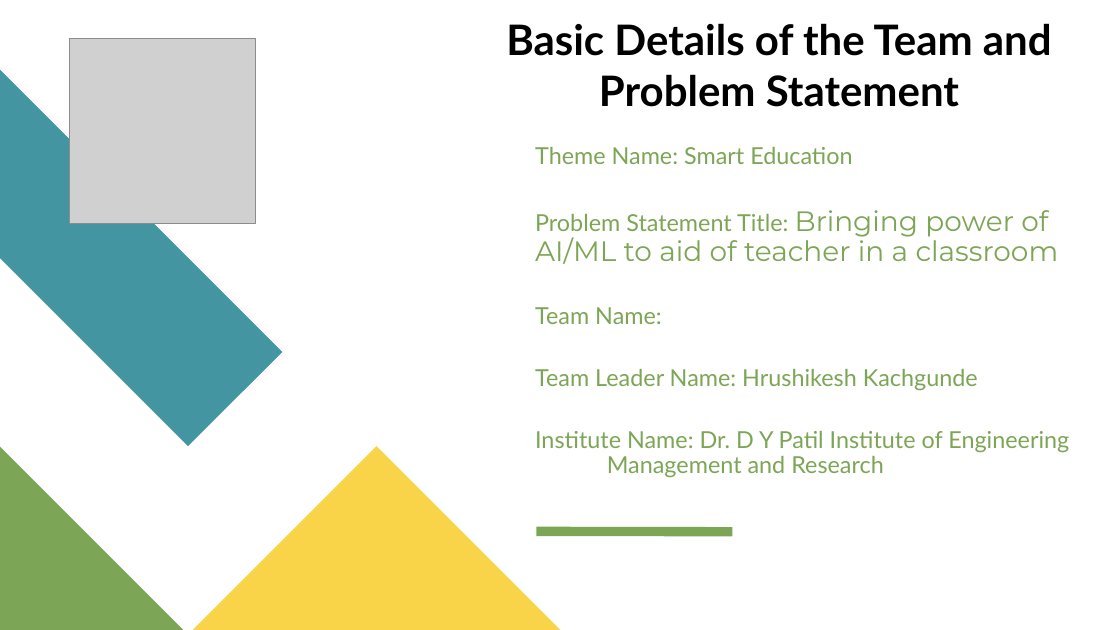
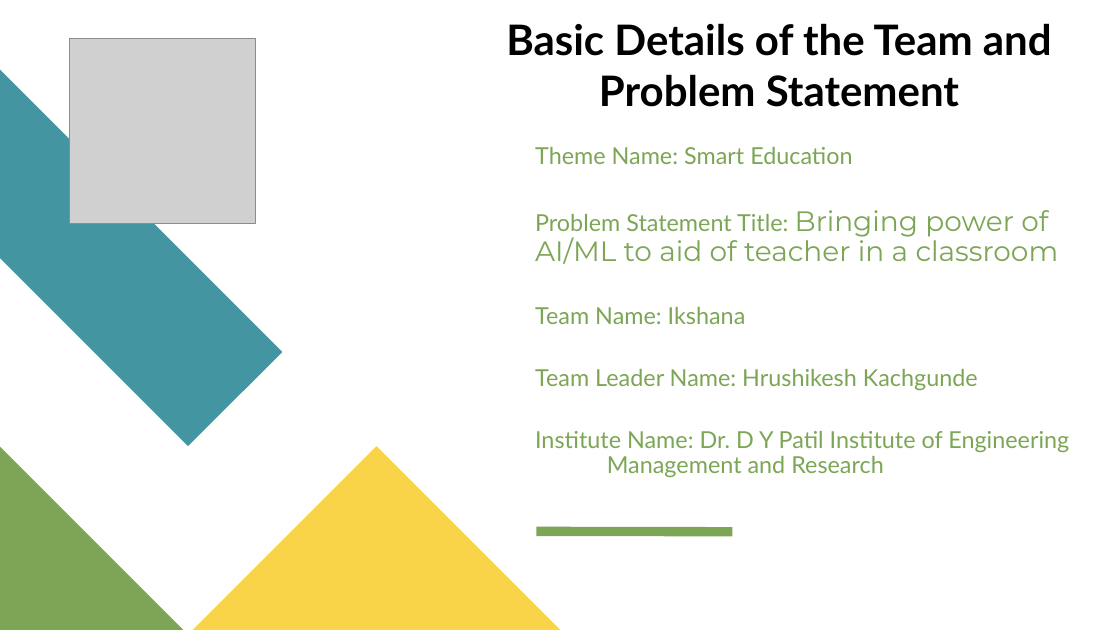
Before and after one commit to Hrushi11/Ikshana, a slide deck: slide 1 of QR_Idea-Presentation.pptx. Drawn at 1120x630 pixels with LibreOffice and Linux fonts; fonts in the diff are those of the drawing; grey boxes stand for pictures. Boxes give left, top, right and bottom in pixels: in the first picture for what was removed or moved away, otherwise in the second. Text is boxed around its words. In the diff, an @@ line names an element or a change of style, - is before the commit and + after.

```diff
--- a/QR_Idea-Presentation.pptx
+++ b/QR_Idea-Presentation.pptx
@@ text at [535, 307, 746, 324]: text changed @@
-Team Name:
+Team Name: Ikshana
```
Also in this commit, not shown: 1 other slide changed, 10 other files.
